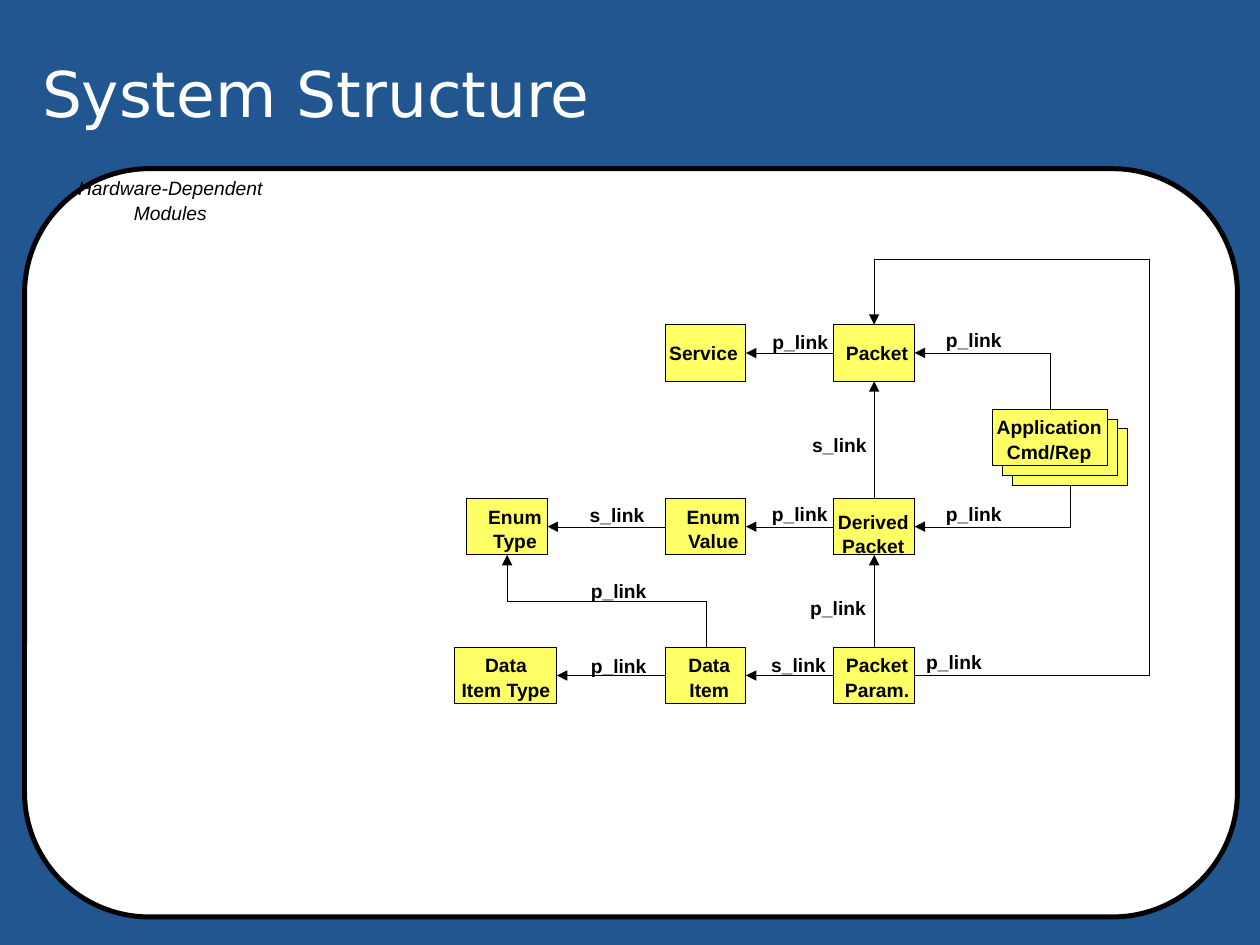
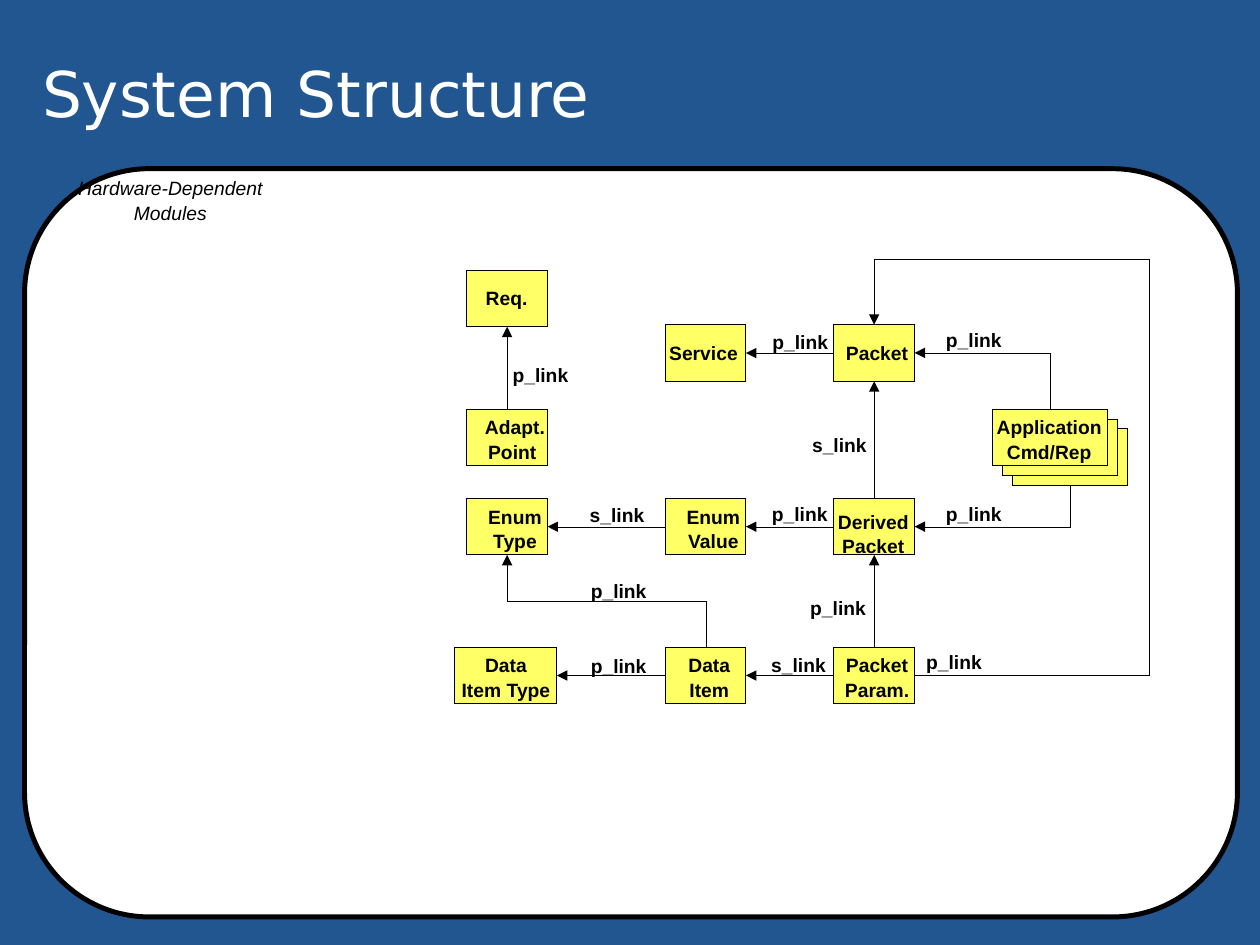
Before and after one commit to pnp-software/cordetfw_editor, a slide deck: slide 5 of editor/static/odp/Figures.odp. Drawn at 1260x945 pixels with LibreOffice and Linux fonts; fonts in the diff are those of the drawing; background and template pictures are left out. Boxes give left, top, right and bottom in pixels: in the first picture for what was removed or moved away, otherwise in the second. Text is boxed around its words. In the diff, an @@ line names an element or a change of style, - is before the commit and + after.

Commit message:
Added AdaptPoint category for spec_items

```diff
--- a/editor/static/odp/Figures.odp
+++ b/editor/static/odp/Figures.odp
@@ rectangle added at [466, 270, 547, 326], fill #FFFF66, outline #000000 0 pt @@
@@ text added at [486, 291, 528, 309], 11 pt, text #000000, bold @@
+Req.
@@ elbow arrow added from (507, 410) to (508, 326), #000000 0 pt @@
@@ text added at [513, 368, 569, 386], 11 pt, text #000000, bold @@
+p_link
@@ rectangle added at [466, 410, 547, 466], fill #FFFF66, outline #000000 0 pt @@
@@ text added at [485, 420, 545, 460], 11 pt, text #000000, bold @@
+Adapt.
+Point
```
Also in this commit, not shown: 8 other files.
